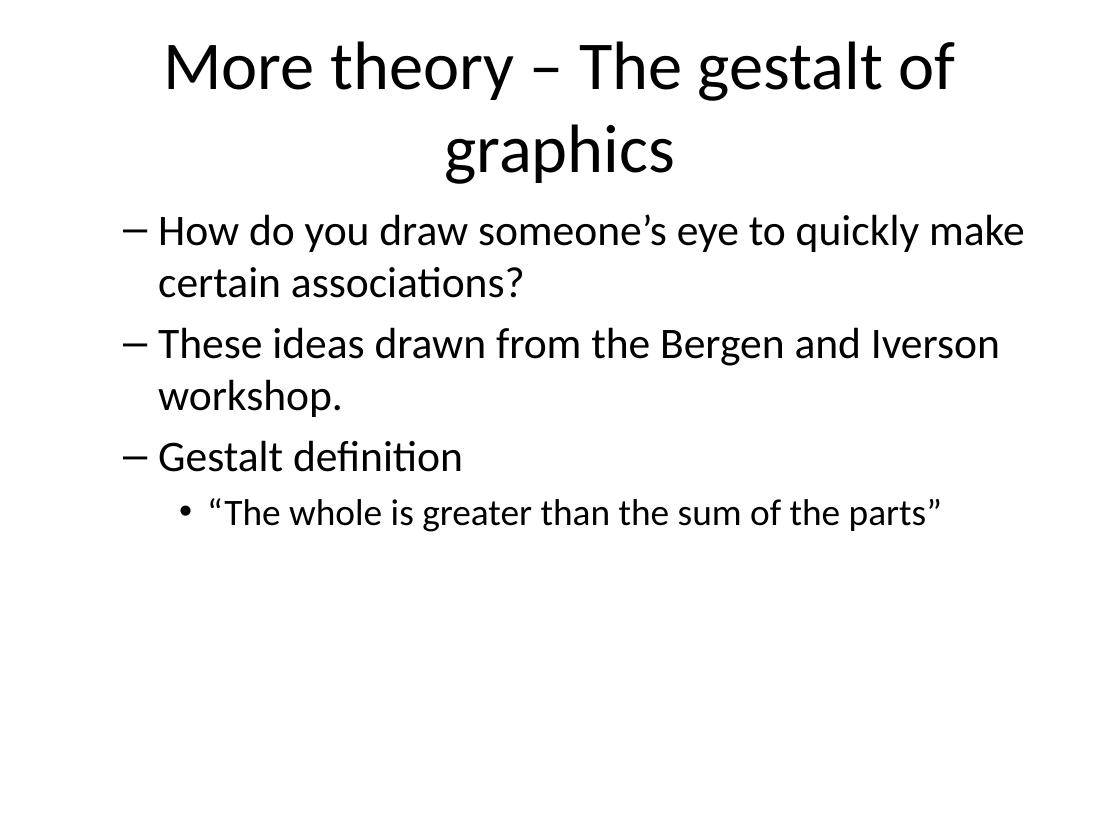
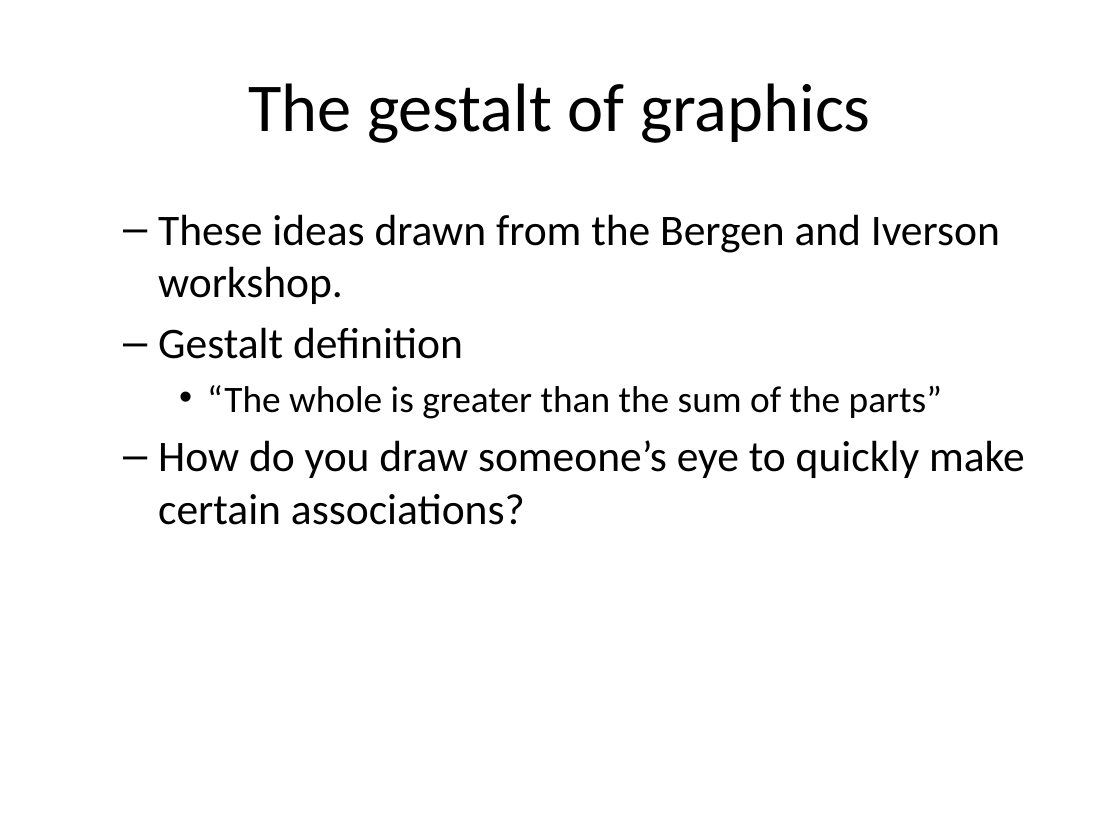
Before and after one commit to pmean/data-visualization, a slide deck: slide 2 of data-viz-03/component/tutorial-gestalt.pptx. Drawn at 1120x840 pixels with LibreOffice and Linux fonts; fonts in the diff are those of the drawing. Boxes give left, top, right and bottom in pixels: in the first picture for what was removed or moved away, otherwise in the second. Text is boxed around its words. In the diff, an @@ line names an element or a change of style, - is before the commit and + after.

```diff
--- a/data-viz-03/component/tutorial-gestalt.pptx
+++ b/data-viz-03/component/tutorial-gestalt.pptx
@@ title at <box>248,83,871,143</box>: text changed @@
-More theory – The gestalt of graphics
+The gestalt of graphics
@@ text at <box>158,214,1025,298</box>: paragraph removed @@
-  – How do you draw someone’s eye to quickly make certain associations?
@@ text at <box>158,440,1025,525</box>: paragraph added @@
+  – How do you draw someone’s eye to quickly make certain associations?
```
Also in this commit, not shown: 1 other slide changed, 1 slide added, 28 other files.
